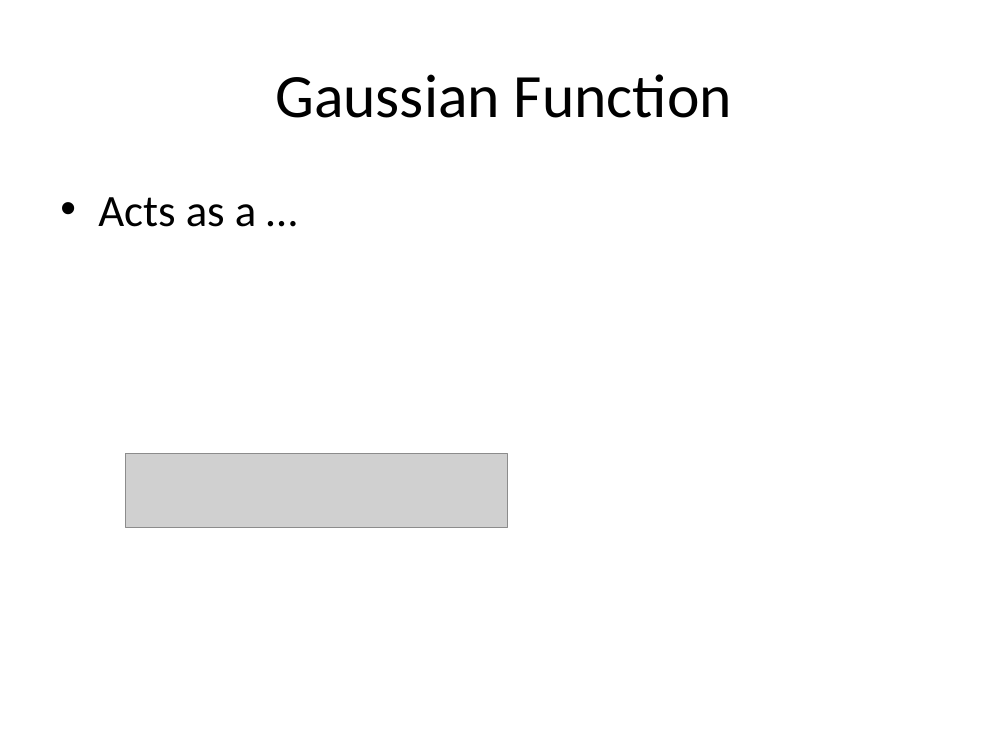
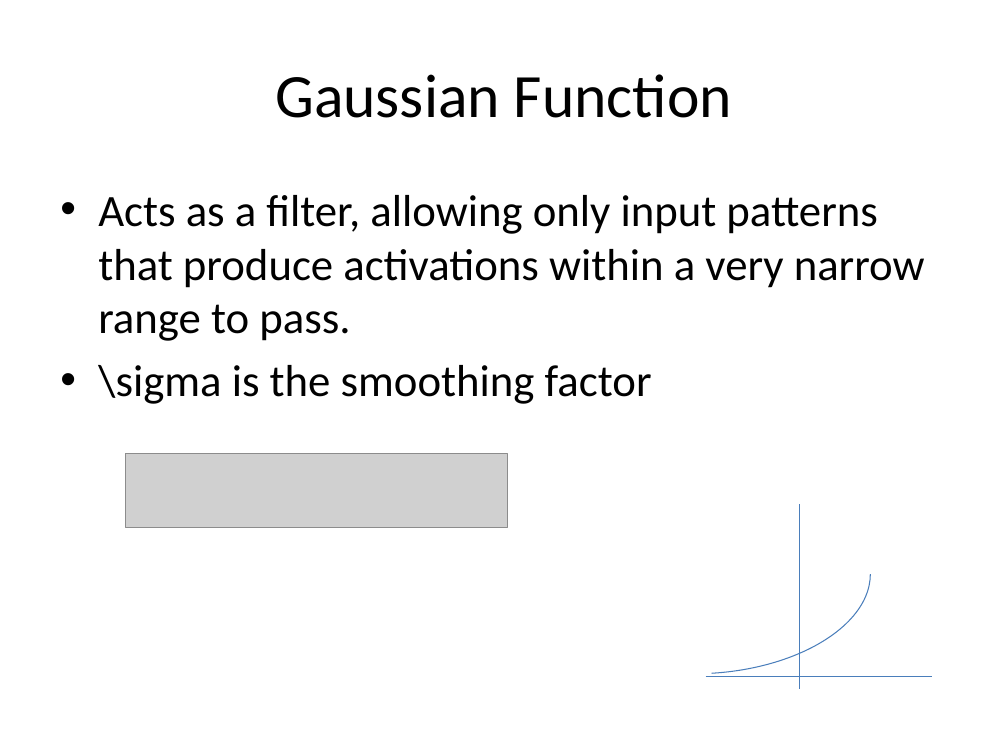
Before and after one commit to edvelezg/unb-nn, a slide deck: slide 15 of Neural Networks.pptx (slide 14 before the commit). Drawn at 1008x756 pixels with LibreOffice and Linux fonts; fonts in the diff are those of the drawing; grey boxes stand for pictures. Boxes give left, top, right and bottom in pixels: in the first picture for what was removed or moved away, otherwise in the second. Text is boxed around its words. In the diff, an @@ line names an element or a change of style, - is before the commit and + after.

```diff
--- a/Neural Networks.pptx
+++ b/Neural Networks.pptx
@@ text at [98,195,925,404]: text changed @@
-• Acts as a …
+• Acts as a filter, allowing only input patterns that produce activations within a very narrow range to pass.
+• \sigma is the smoothing factor
@@ arc (boxed as its full ellipse) added at [538,479,876,683], outline #4B7EBC 0.75 pt @@
@@ line added from (800, 504) to (800, 688), #4B7EBC 0.75 pt @@
@@ line added from (706, 676) to (932, 676), #4B7EBC 0.75 pt @@
```
Also in this commit, not shown: 7 other slides changed, 3 slides added, 1 slide removed.
